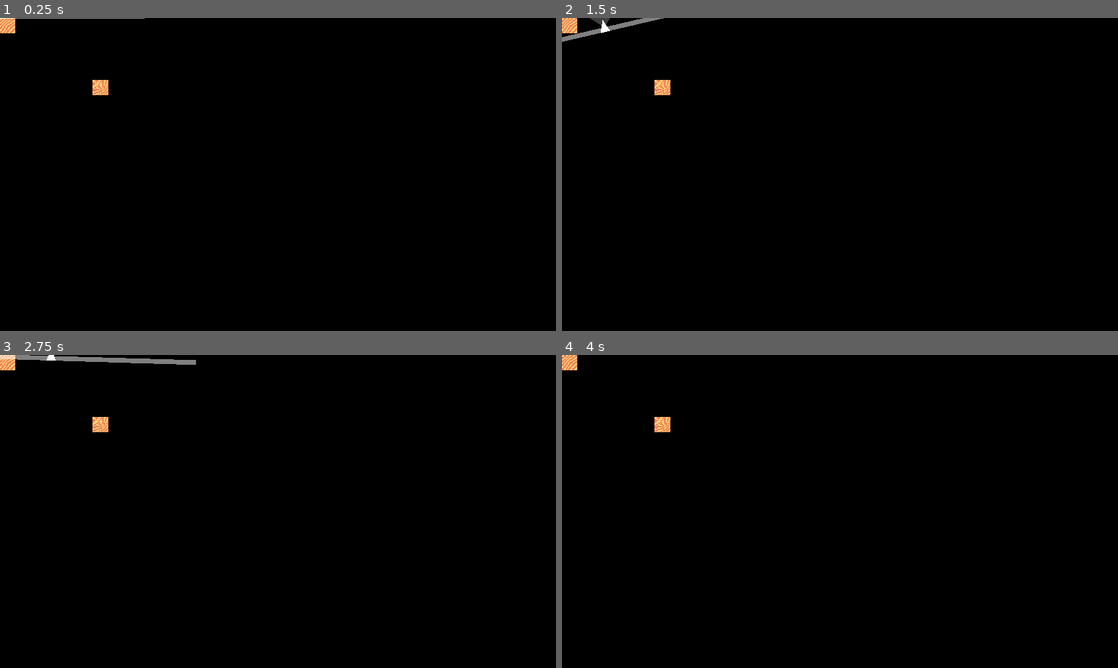
Above: before the commit, frames 1-4 (two rows, left to right).
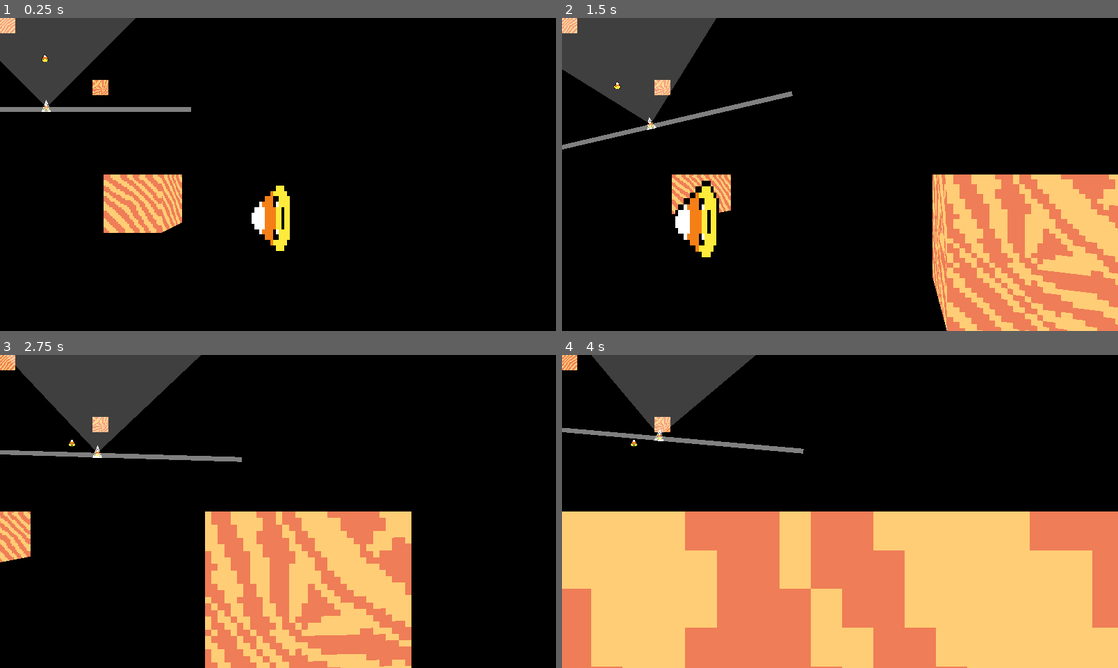
Above: after the commit, the same moments.

Repository: neclor/candy-raiser-godot
Game: Godot game, scene res://game/arenas/arena_0/arena_0.tscn
The game is run twice, just before and just after one commit, with the same random seed, the same clock (stepped at 60 frames per second) and the same inputs.
Inputs (mouse positions are in pixels of both pictures, inside the frame that each line leads up to):
- Up to frame 1 (0.25 s): no input
- Up to frame 2 (1.5 s): move the mouse to (962, 158) at 0.52 s; hold D (move_right) 0.53-1.28 s; hold X (camera_off) 0.53-1.28 s; move the mouse to (728, 190) at 1.27 s; hold S (move_down) from 1.28 s (still down); tap Z (camera_on) at 1.35 s
- Up to frame 3 (2.75 s): move the mouse to (289, 505) at 2.02 s; release S (move_down) at 2.03 s; hold W (move_up) from 2.03 s (still down); hold X (camera_off) from 2.03 s (still down)
- Up to frame 4 (4 s): keep holding W (move_up); move the mouse to (812, 574) at 2.77 s; release X (camera_off) at 2.78 s; tap Z (camera_on) at 2.85 s; move the mouse to (878, 514) at 3.52 s; hold X (camera_off) from 3.53 s (still down)

The runs differ from the first frame. In frame 1, 8.1% of the frame differs, in the area x 0-53%, y 0-75%; in frame 2, 25%; in frame 3, 26%; in frame 4, 55%, in the area x 0-100%, y 0-100%.

Commit message:
add objects

Diff:
--- a/game/arenas/arena_0/arena_0.tscn
+++ b/game/arenas/arena_0/arena_0.tscn
@@ -6,9 +6,12 @@
 
 [node name="Arena0" instance=ExtResource("1_xv33w")]
 
-[node name="EnemyContainer#BaseEnemy" parent="." index="0" instance=ExtResource("3_bv6ha")]
-position = Vector2(273, 114)
-
-[node name="TileMap" parent="." index="1"]
+[node name="TileMap" parent="." index="0"]
 tile_set = ExtResource("2_oy0we")
 layer_0/tile_data = PackedInt32Array(0, 0, 0, 262150, 65536, 0)
+
+[node name="Player" parent="ObjectsContainer" index="0"]
+position = Vector2(96, 185)
+
+[node name="BaseEnemy" parent="ObjectsContainer" index="1" instance=ExtResource("3_bv6ha")]
+position = Vector2(93, 72)
--- a/game/arenas/base_arena/base_arena.gd
+++ b/game/arenas/base_arena/base_arena.gd
@@ -28,7 +28,7 @@
 	Screen.screen_polygons = []
 
 	Screen.set_walls(walls)
-	#Screen.set_objects(objects_container.get_children())
+	Screen.set_objects(objects_container.get_children())
 	Screen.queue_redraw()
 
 
--- a/game/entities/base_entity/base_entity.gd
+++ b/game/entities/base_entity/base_entity.gd
@@ -6,7 +6,7 @@
 
 
 var position_z := 0
-var height := 16
+var height := 32
 var radius := 8
 
 
--- a/game/entities/base_entity/base_entity.tscn
+++ b/game/entities/base_entity/base_entity.tscn
@@ -1,6 +1,7 @@
-[gd_scene load_steps=3 format=3 uid="uid://diicrcyygya4f"]
+[gd_scene load_steps=4 format=3 uid="uid://diicrcyygya4f"]
 
 [ext_resource type="Script" path="res://game/entities/base_entity/base_entity.gd" id="1_4wf28"]
+[ext_resource type="Texture2D" uid="uid://kp3snq4ch6nd" path="res://assets/sprites/game/entities/enemies/candy_corn.png" id="2_vs0vh"]
 
 [sub_resource type="CircleShape2D" id="CircleShape2D_f5hui"]
 radius = 8.0
@@ -14,3 +15,4 @@
 shape = SubResource("CircleShape2D_f5hui")
 
 [node name="Sprite2D" type="Sprite2D" parent="."]
+texture = ExtResource("2_vs0vh")
--- a/game/entities/enemies/base_enemy/base_enemy.gd
+++ b/game/entities/enemies/base_enemy/base_enemy.gd
@@ -85,7 +85,7 @@
 
 func check_player_in_sight():
 	if not player:
-		player = get_parent().get_parent().get_node_or_null("Player")
+		player = get_parent().get_node_or_null("Player")
 		if not player:
 			return false
 
--- a/game/objects/items/base_item/base_item.tscn
+++ b/game/objects/items/base_item/base_item.tscn
@@ -8,9 +8,9 @@
 [node name="BaseItem" type="Node2D"]
 script = ExtResource("1_iemml")
 
-[node name="Sprite2D" type="Sprite2D" parent="."]
-
 [node name="Area2D" type="Area2D" parent="."]
 
 [node name="CollisionShape2D" type="CollisionShape2D" parent="Area2D"]
 shape = SubResource("CircleShape2D_e4ft6")
+
+[node name="Sprite2D" type="Sprite2D" parent="."]
--- a/game/screen/screen.gd
+++ b/game/screen/screen.gd
@@ -36,36 +36,39 @@
 		draw_polygon(polygon.points, colors, uvs, polygon.texture)
 
 
+func set_objects(objects : Array):
+	screen_polygons.append_array(create_screen_objects_polygons(objects))
 
 
+func create_screen_objects_polygons(objects : Array):
+	var screen_objects_polygons := []
 
-#region
+	for object in objects:
+		var object_position = Vector3(object.position.x, object.position.y, object.position_z)
+		var relative_object_position = (object_position - Vector3(camera_position.x, camera_position.y, camera_position.z)).rotated(Vector3.BACK , -camera_position.w)
+
+		if relative_object_position.y < 0:
+			var max_distance = -relative_object_position.y
+
+			var point_00 = relative_object_position + Vector3(-object.radius, 0, object.height)
+			var point_10 = relative_object_position + Vector3(object.radius, 0, object.height)
+			var point_11 = relative_object_position + Vector3(object.radius, 0, 0)
+			var point_01 = relative_object_position + Vector3(-object.radius, 0, 0)
+			var object_relative_points := PackedVector3Array([point_00, point_10, point_11, point_01])
+
+			var screen_object_polygon_points := PackedVector2Array([])
+			for point in object_relative_points:
+				var horizontal_distance_ratio = point.x / -point.y * view_angle_factor
+				var vertical_distance_ration = point.z / -point.y * screen_ratio
+
+				screen_object_polygon_points.append(Vector2(horizontal_distance_ratio + 1, 1 - vertical_distance_ration) * (screen_size / 2))
+
+			var screen_polygon = ScreenPolygon.new(screen_object_polygon_points, max_distance, object.sprite_2d.texture)
+			screen_objects_polygons.append(screen_polygon)
+
+	return screen_objects_polygons
 
 
-
-
-
-
-
-
-
-
-
-
-
-
-
-
-
-
-
-
-
-
-
-
-
-#region Walls
 func set_walls(walls : Array):
 	screen_polygons.append_array(create_screen_wall_polygons(get_relative_walls(walls)))
 
@@ -81,7 +84,7 @@
 			var relative_point = (point - Vector3(camera_position.x, camera_position.y, camera_position.z)).rotated(Vector3.BACK , -camera_position.w)
 			relative_points.append(relative_point)
 
-			in_front = in_front or sign(relative_point.y) < 0
+			in_front = in_front or relative_point.y < 0
 
 		if in_front:
 			relative_walls.append(Wall3D.new(relative_points, wall.texture_key))
--- a/game/screen/screen.tscn
+++ b/game/screen/screen.tscn
@@ -6,3 +6,6 @@
 script = ExtResource("1_suo4k")
 
 [node name="WorldEnvironment" type="WorldEnvironment" parent="."]
+
+[node name="Sprite2D" type="Sprite2D" parent="."]
+position = Vector2(100, 100)
--- a/game/screen/screen_polygon.gd
+++ b/game/screen/screen_polygon.gd
@@ -2,7 +2,7 @@
 extends Node
 
 
-var texture : ImageTexture
+var texture : Texture2D
 var points : PackedVector2Array
 var distance : float
 
